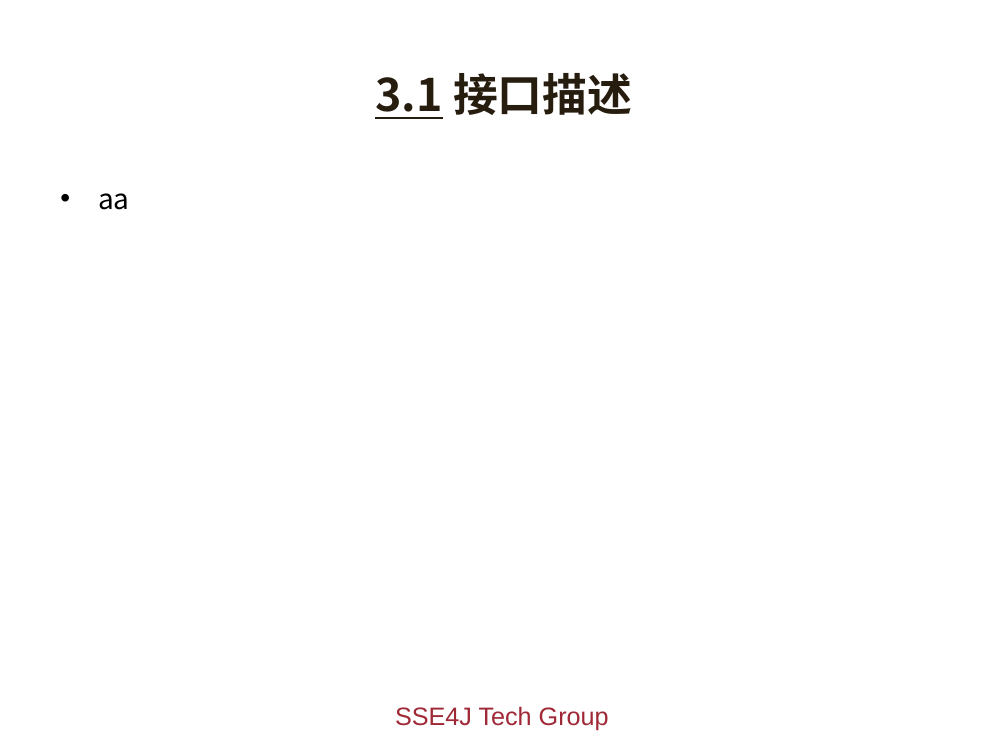
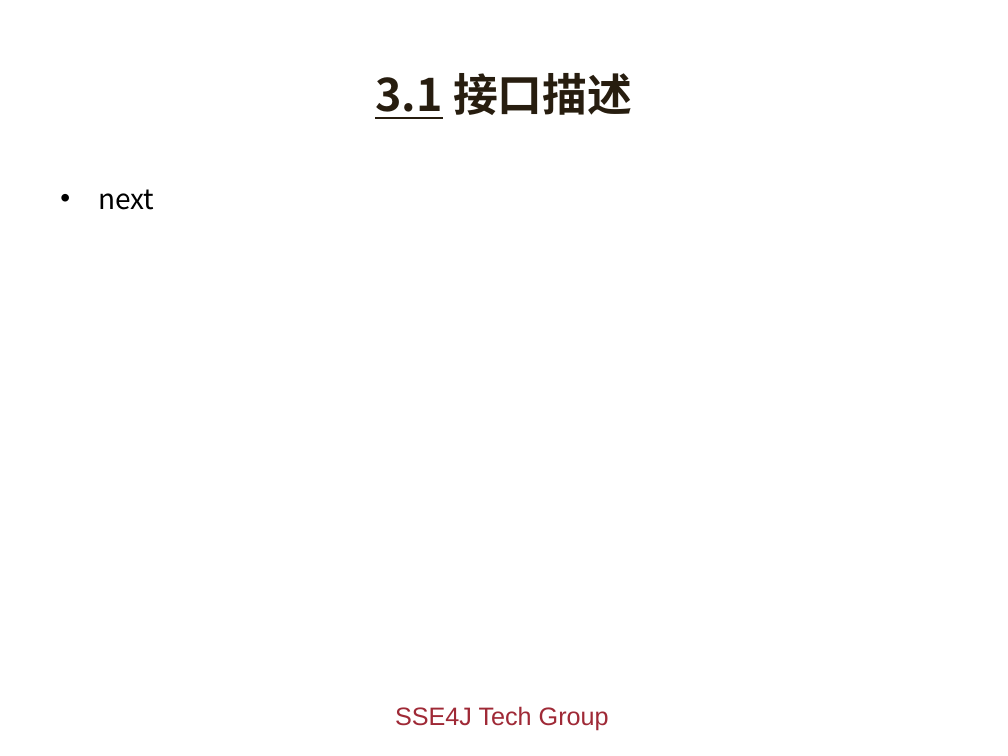
Before and after one commit to giszh86/sse4j, a slide deck: slide 12 of doc/sse4j.ppt. Drawn at 1008x756 pixels with LibreOffice and Linux fonts; fonts in the diff are those of the drawing; background and template pictures are left out. Boxes give left, top, right and bottom in pixels: in the first picture for what was removed or moved away, otherwise in the second. Text is boxed around its words. In the diff, an @@ line names an element or a change of style, - is before the commit and + after.

```diff
--- a/doc/sse4j.ppt
+++ b/doc/sse4j.ppt
@@ text at <box>98,189,154,210</box>: text changed @@
-• aa
+• next
```
Also in this commit, not shown: 1 other slide changed.
